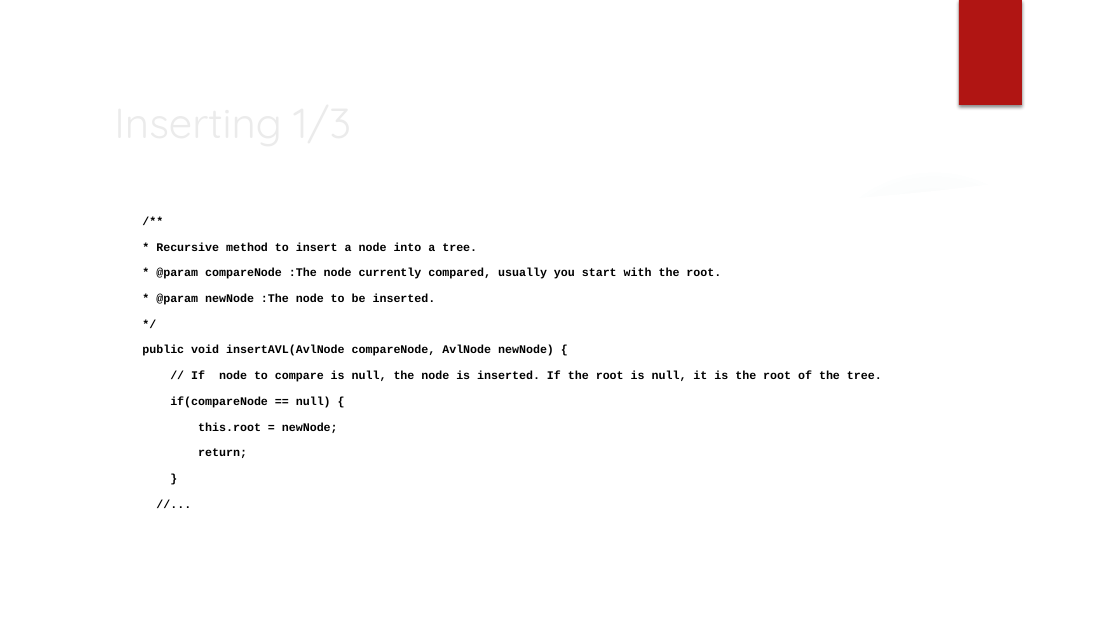
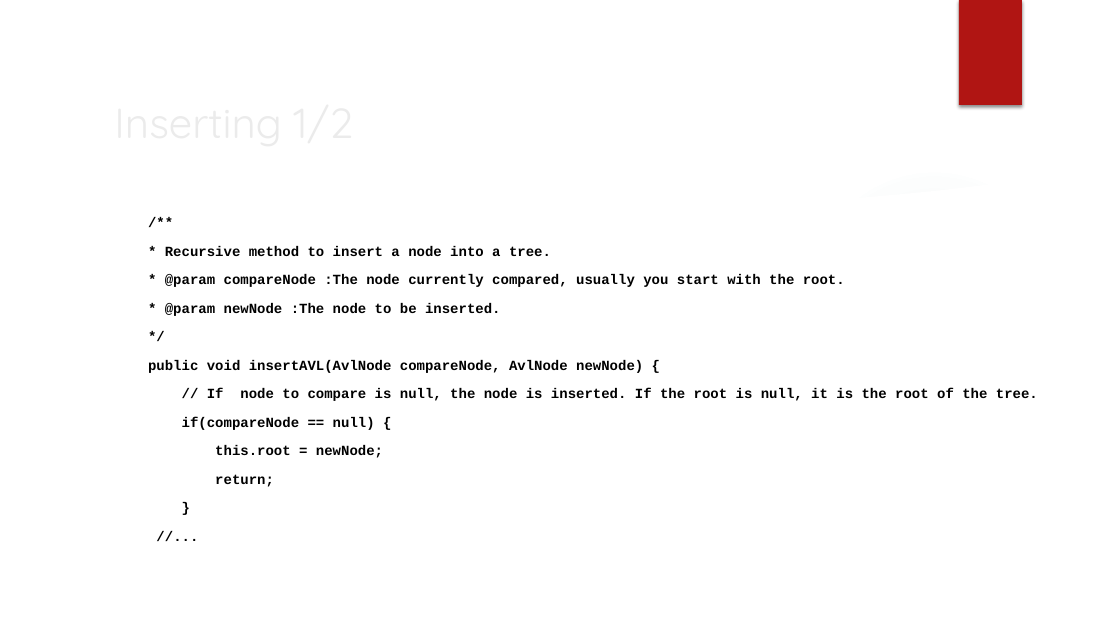
Before and after one commit to mikevlaar/AVL-Tree-Assignment, a slide deck: slide 3 of AVL Tree implementatie.pptx. Drawn at 1120x630 pixels with LibreOffice and Linux fonts; fonts in the diff are those of the drawing; background and template pictures are left out. Boxes give left, top, right and bottom in pixels: in the first picture for what was removed or moved away, otherwise in the second. Text is boxed around its words. In the diff, an @@ line names an element or a change of style, - is before the commit and + after.

```diff
--- a/AVL Tree implementatie.pptx
+++ b/AVL Tree implementatie.pptx
@@ title at [106,89,917,154]: text changed @@
-Inserting 1/3
+Inserting 1/2
@@ text "/**" at [148,246,1038,487]: size 10 to 12 pt @@
```
Also in this commit, not shown: 4 other slides changed, 1 slide removed, 1 other file.
